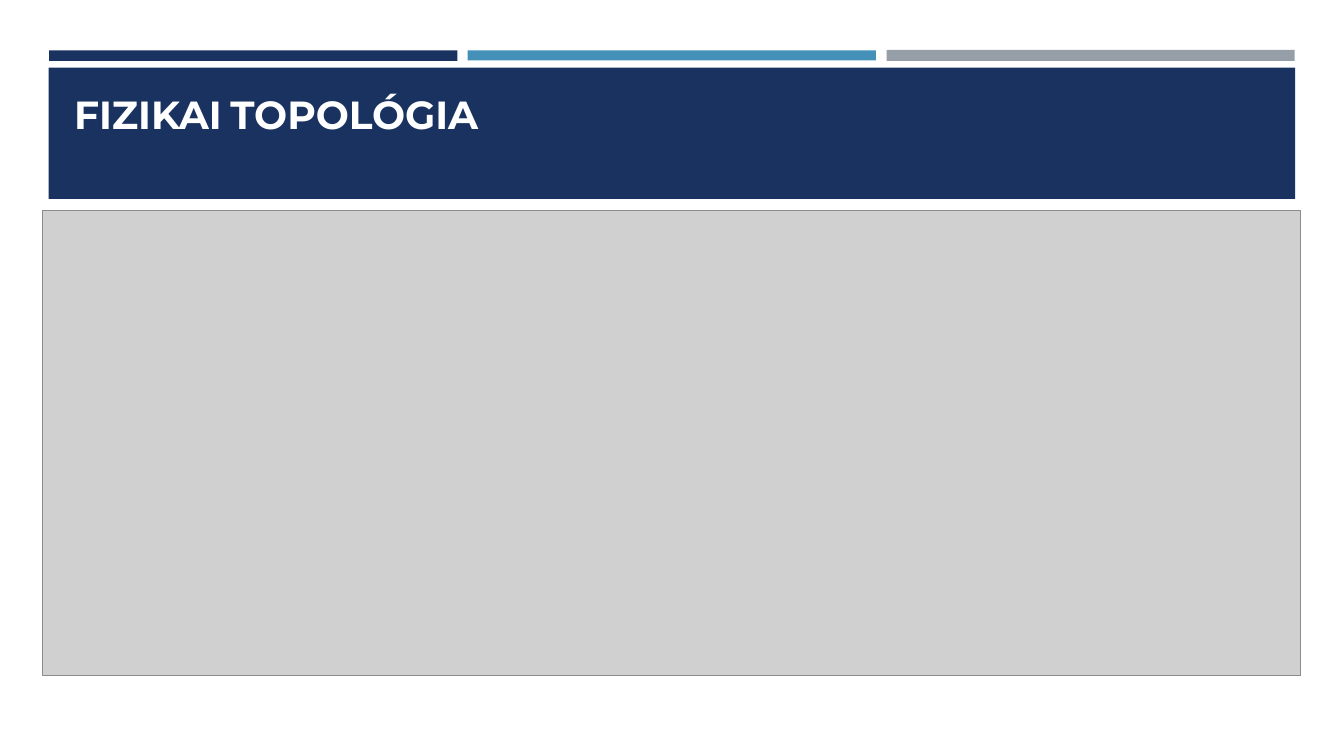
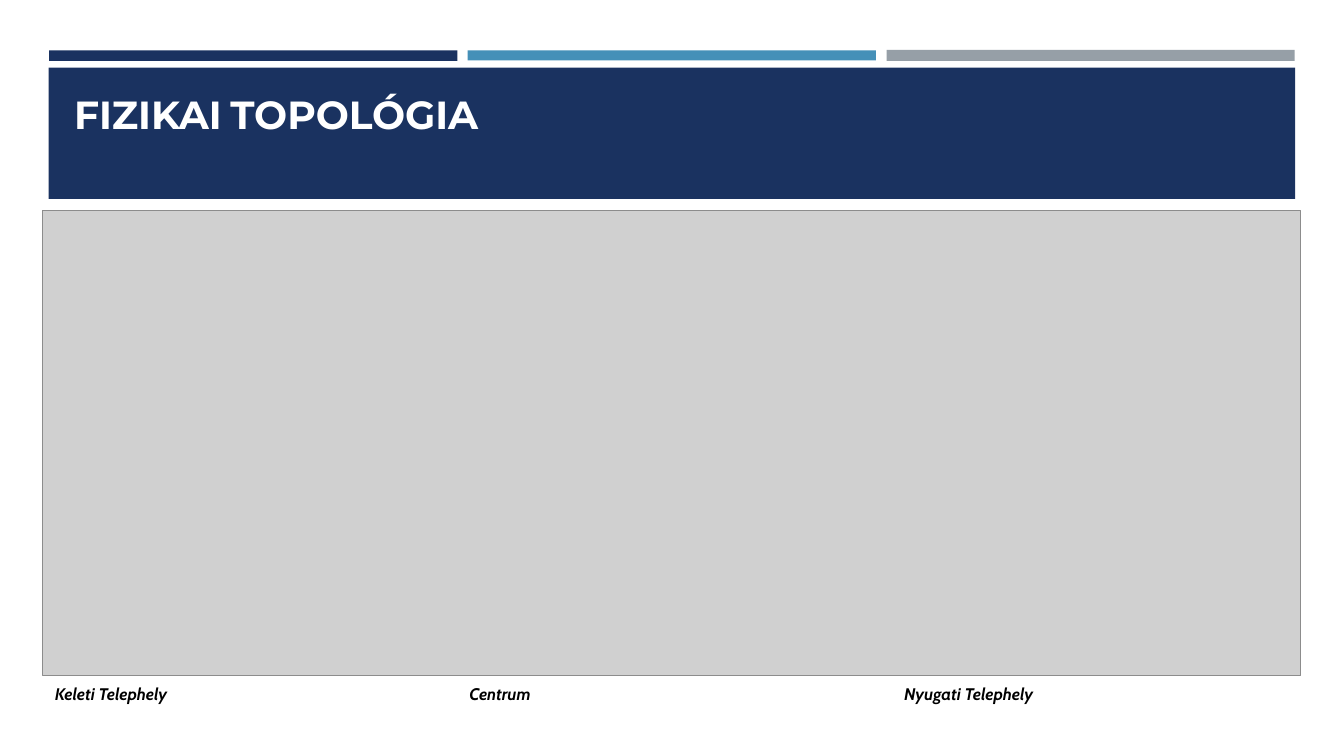
Before and after one commit to Dorina1200/vizsga, a slide deck: slide 4 of vizsga1/Hálózati Infrastruktúra Tervezése és Kivitelezése ppt (2) (1).pptx. Drawn at 1344x756 pixels with LibreOffice and Linux fonts; fonts in the diff are those of the drawing; grey boxes stand for pictures. Boxes give left, top, right and bottom in pixels: in the first picture for what was removed or moved away, otherwise in the second. Text is boxed around its words. In the diff, an @@ line names an element or a change of style, - is before the commit and + after.

```diff
--- a/vizsga1/Hálózati Infrastruktúra Tervezése és Kivitelezése ppt (2) (1).pptx
+++ b/vizsga1/Hálózati Infrastruktúra Tervezése és Kivitelezése ppt (2) (1).pptx
@@ text added at (55,687,168,704), 12 pt, text #000000, bold, italic @@
+Keleti Telephely
@@ text added at (469,688,530,701), 12 pt, text #000000, bold, italic @@
+Centrum
@@ text added at (904,687,1034,704), 12 pt, text #000000, bold, italic @@
+Nyugati Telephely
```
Also in this commit, not shown: 2 other slides changed, 1 slide added, 1 other file.
